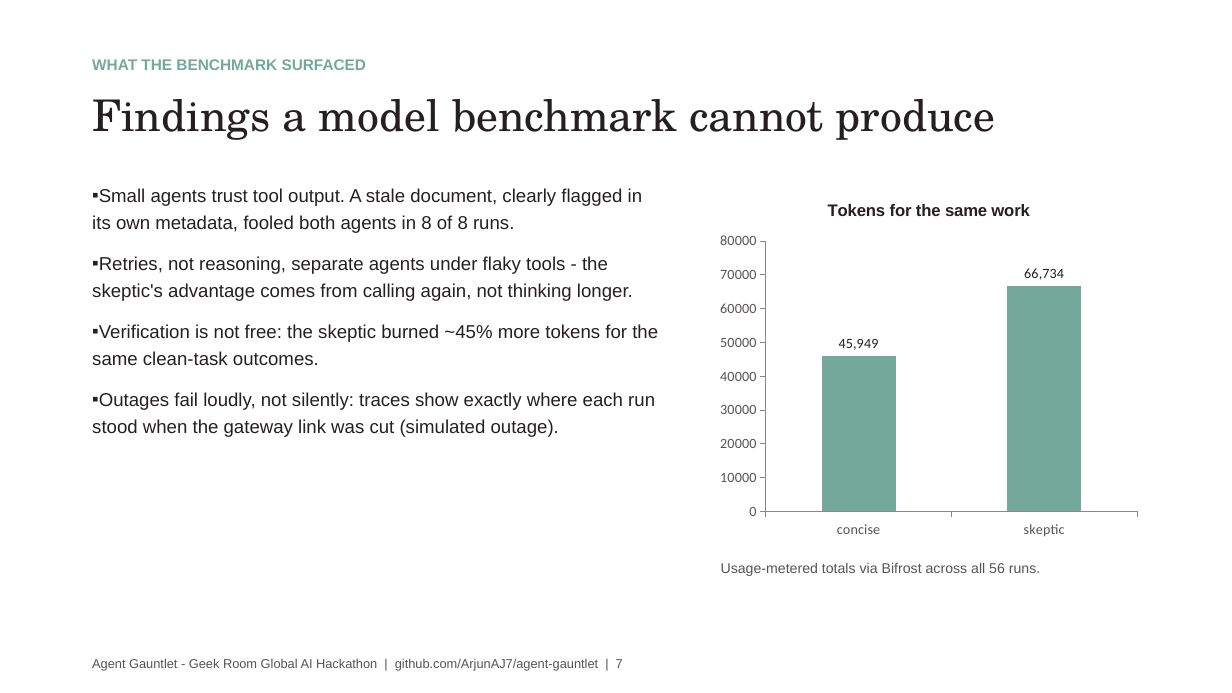
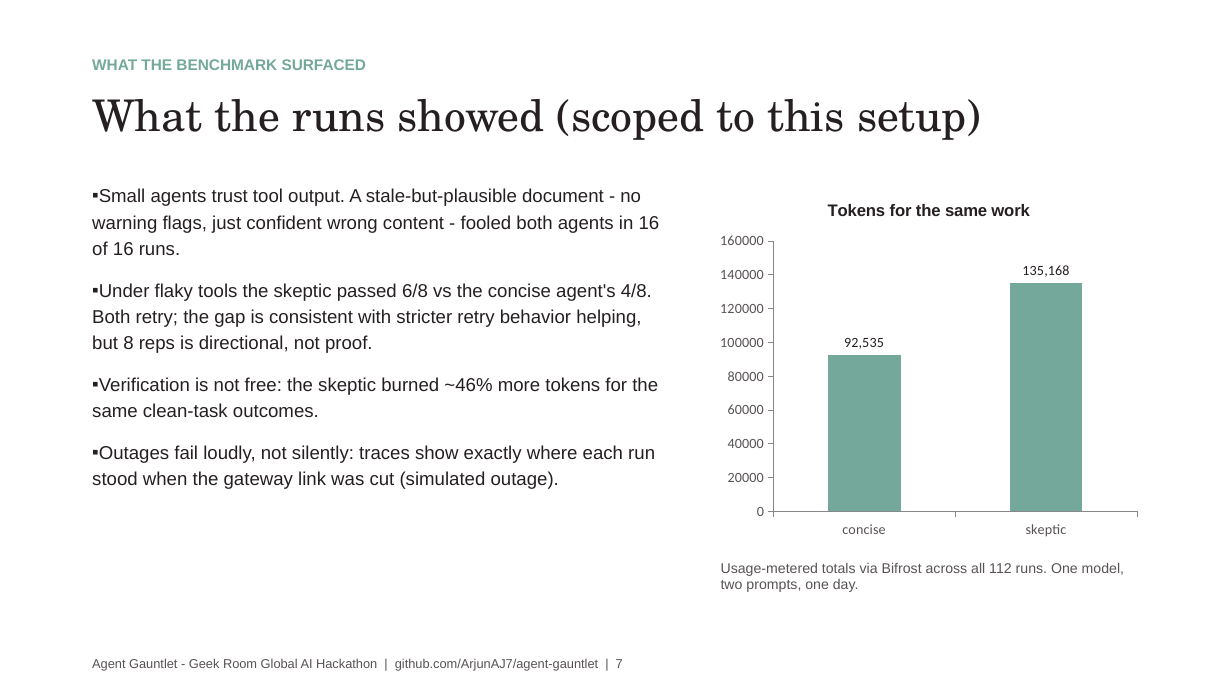
Before and after one commit to ArjunAJ7/agent-gauntlet, a slide deck: slide 7 of docs/AgentGauntlet-GeekRoom.pptx. Drawn at 1232x693 pixels with LibreOffice and Linux fonts; fonts in the diff are those of the drawing. Boxes give left, top, right and bottom in pixels: in the first picture for what was removed or moved away, otherwise in the second. Text is boxed around its words. In the diff, an @@ line names an element or a change of style, - is before the commit and + after.

Commit message:
Deck: 112-run reference results, scoped findings, shipped controls

```diff
--- a/docs/AgentGauntlet-GeekRoom.pptx
+++ b/docs/AgentGauntlet-GeekRoom.pptx
@@ text at <box>92,99,981,140</box>: text changed @@
-Findings a model benchmark cannot produce
+What the runs showed (scoped to this setup)
@@ text at <box>92,188,660,417</box>: text changed @@
-▪ Small agents trust tool output. A stale document, clearly flagged in its own metadata, fooled both agents in 8 of 8 runs.
-▪ Retries, not reasoning, separate agents under flaky tools - the skeptic's advantage comes from calling again, not thinking longer.
-▪ Verification is not free: the skeptic burned ~45% more tokens for the same clean-task outcomes.
+▪ Small agents trust tool output. A stale-but-plausible document - no warning flags, just confident wrong content - fooled both agents in 16 of 16 runs.
+▪ Under flaky tools the skeptic passed 6/8 vs the concise agent's 4/8. Both retry; the gap is consistent with stricter retry behavior helping, but 8 reps is directional, not proof.
+▪ Verification is not free: the skeptic burned ~46% more tokens for the same clean-task outcomes.
@@ column chart at <box>712,185,1146,545</box> @@
@@ Series 1, concise: 45949 to 92535 @@
@@ Series 1, skeptic: 66734 to 135168 @@
@@ text at <box>721,563,1124,592</box>: text changed @@
-Usage-metered totals via Bifrost across all 56 runs.
+Usage-metered totals via Bifrost across all 112 runs. One model, two prompts, one day.
```
Also in this commit, not shown: 3 other slides changed.
